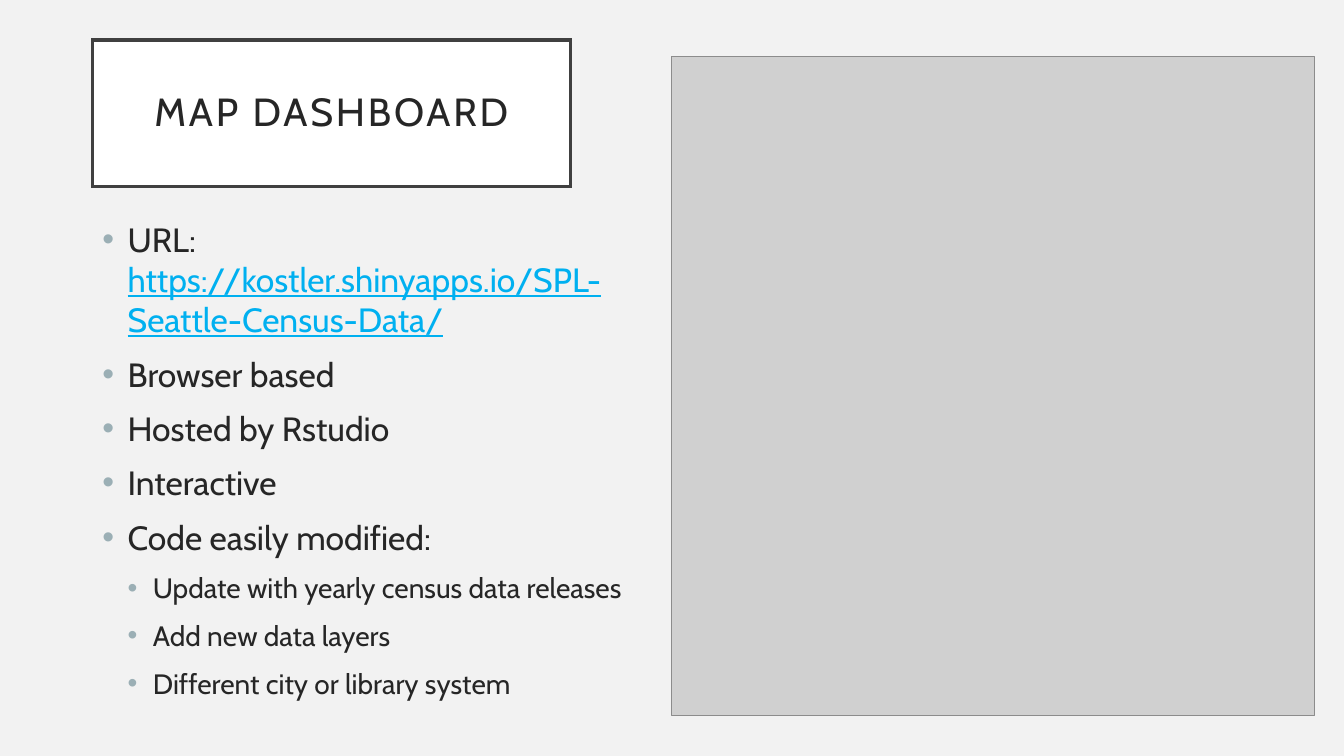
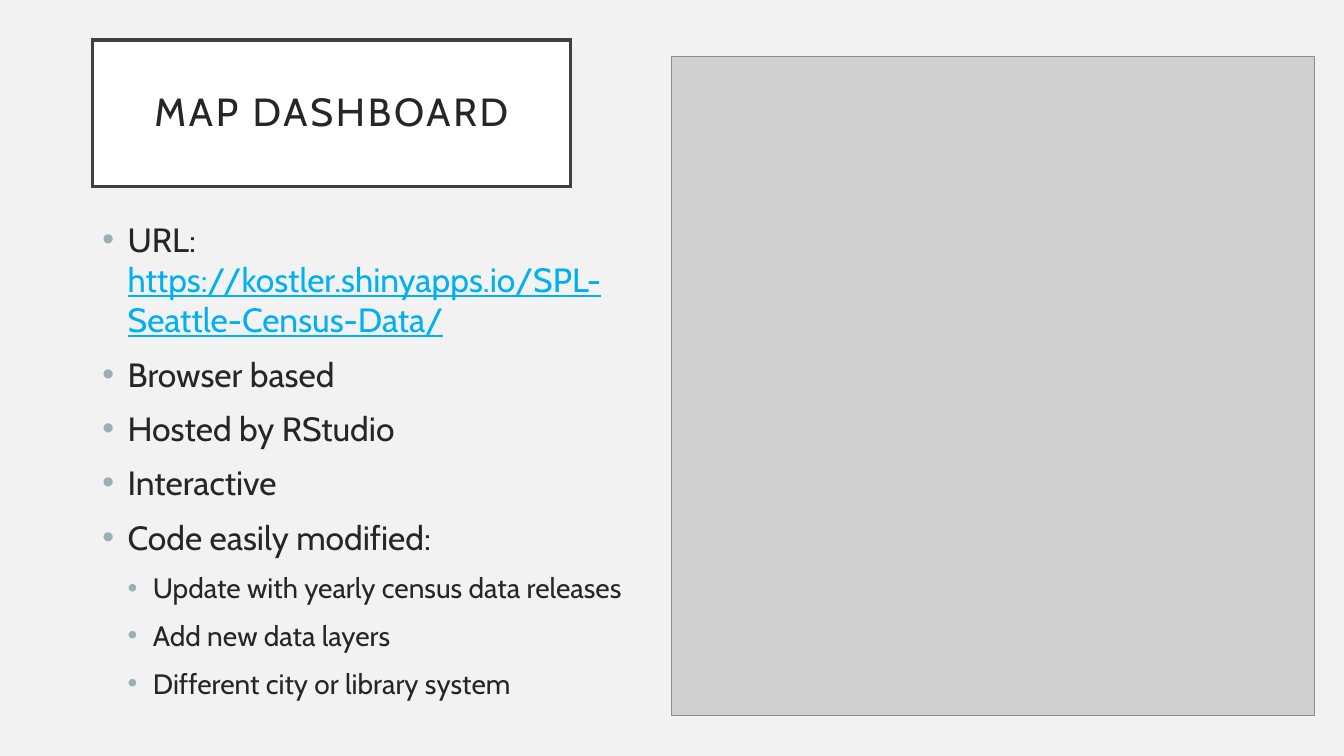
Before and after one commit to OpenDataLiteracy/SPL-KO, a slide deck: slide 9 of ODL_showcasepres.pptx. Drawn at 1344x756 pixels with LibreOffice and Linux fonts; fonts in the diff are those of the drawing; grey boxes stand for pictures. Boxes give left, top, right and bottom in pixels: in the first picture for what was removed or moved away, otherwise in the second. Text is boxed around its words. In the diff, an @@ line names an element or a change of style, - is before the commit and + after.

Commit message:
update presentations

```diff
--- a/ODL_showcasepres.pptx
+++ b/ODL_showcasepres.pptx
@@ text at bbox=[128, 415, 395, 449]: text changed @@
-• Hosted by Rstudio
+• Hosted by RStudio
```
Also in this commit, not shown: 1 other slide changed, 2 other files.
